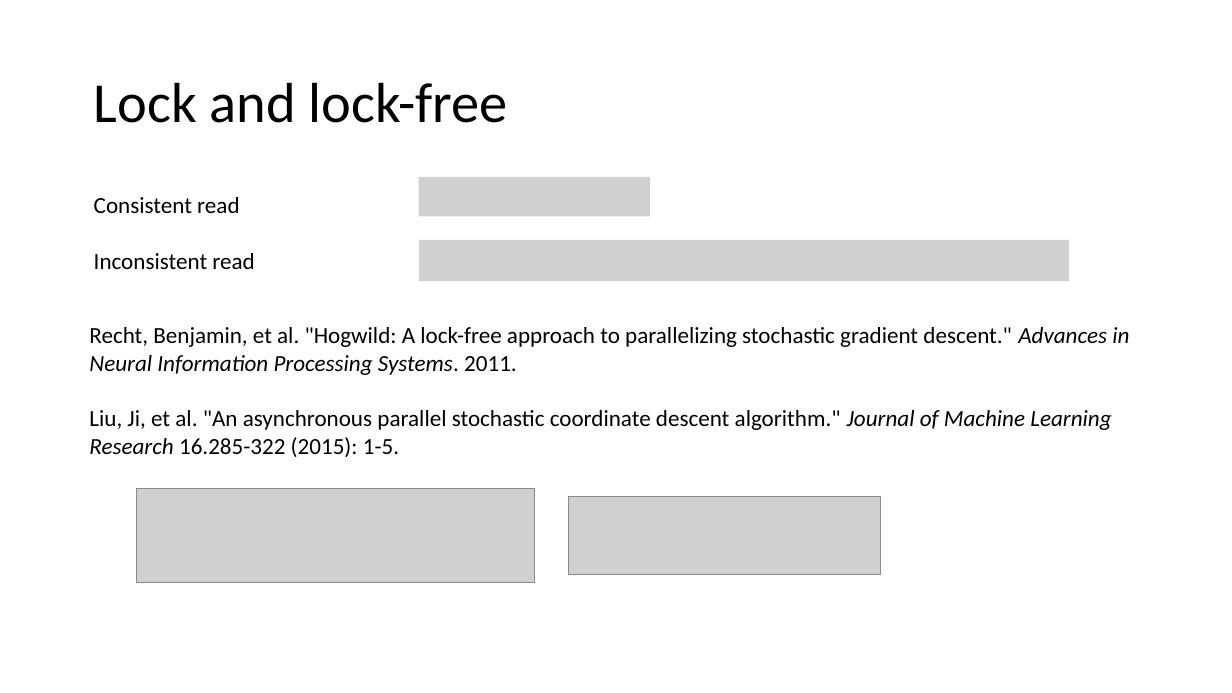
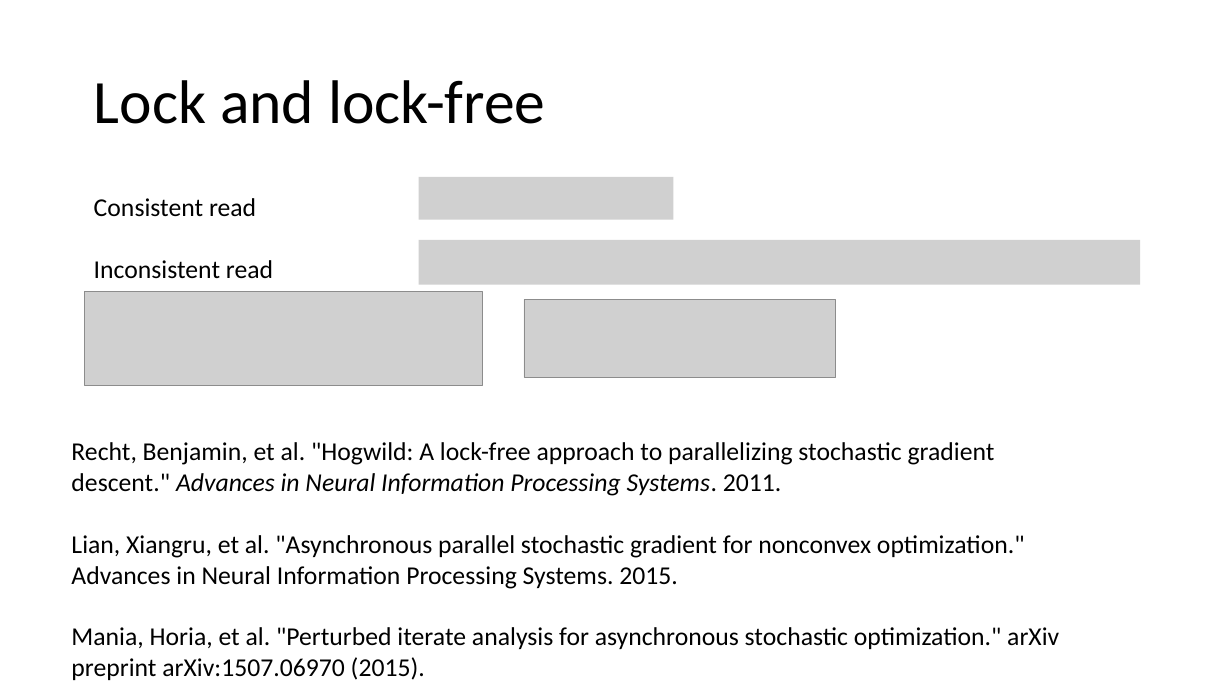
Before and after one commit to xfdywy/Optimization, a slide deck: slide 4 of distributed ML implementation.pptx. Drawn at 1232x693 pixels with LibreOffice and Linux fonts; fonts in the diff are those of the drawing; grey boxes stand for pictures. Boxes give left, top, right and bottom in pixels: in the first picture for what was removed or moved away, otherwise in the second. Text is boxed around its words. In the diff, an @@ line names an element or a change of style, - is before the commit and + after.

```diff
--- a/distributed ML implementation.pptx
+++ b/distributed ML implementation.pptx
@@ title "Lock and lock-free" at (x1=94, y1=80, x2=545, y2=124): size 44 to 48 pt @@
@@ picture resized from (x1=419, y1=177, x2=650, y2=216) to (x1=419, y1=177, x2=674, y2=219) @@
@@ text "Consistent read" at (x1=94, y1=198, x2=273, y2=278): size 18 to 20 pt @@
@@ picture resized from (x1=419, y1=240, x2=1069, y2=281) to (x1=419, y1=240, x2=1141, y2=285) @@
@@ picture moved from (x1=137, y1=489, x2=534, y2=583) to (x1=85, y1=291, x2=482, y2=385) @@
@@ picture moved from (x1=569, y1=497, x2=882, y2=575) to (x1=524, y1=299, x2=836, y2=377) @@
@@ text "Recht, Benjamin, et al. "Hogwild: ..." moved from (x1=89, y1=327, x2=1129, y2=457) to (x1=71, y1=442, x2=1059, y2=680) @@
@@ text at (x1=71, y1=442, x2=995, y2=496): size 18 to 20 pt in "Recht, Benjamin, et al. "Hogwild: A lock-free ..." @@
@@ text at (x1=71, y1=535, x2=1059, y2=680): text changed; size 18 to 20 pt @@
-Liu, Ji, et al. "An asynchronous parallel stochastic coordinate descent algorithm." Journal of Machine Learning Research 16.285-322 (2015): 1-5.
+Lian, Xiangru, et al. "Asynchronous parallel stochastic gradient for nonconvex optimization." Advances in Neural Information Processing Systems. 2015.
+Mania, Horia, et al. "Perturbed iterate analysis for asynchronous stochastic optimization." arXiv preprint arXiv:1507.06970 (2015).
```
Also in this commit, not shown: 2 other slides changed, 4 slides added, 1 other file.
